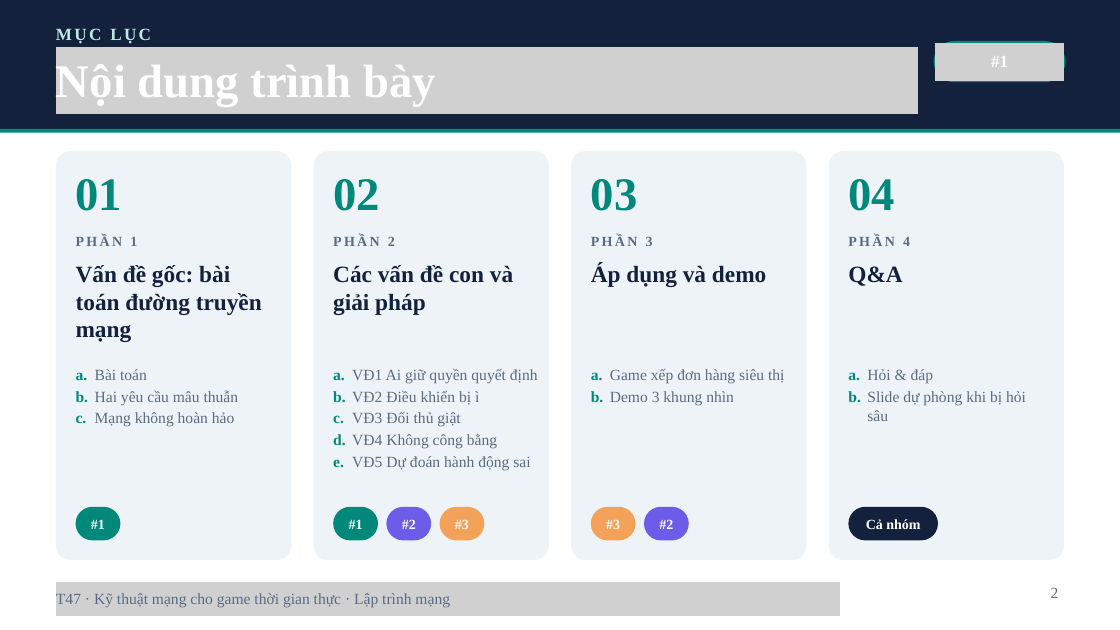
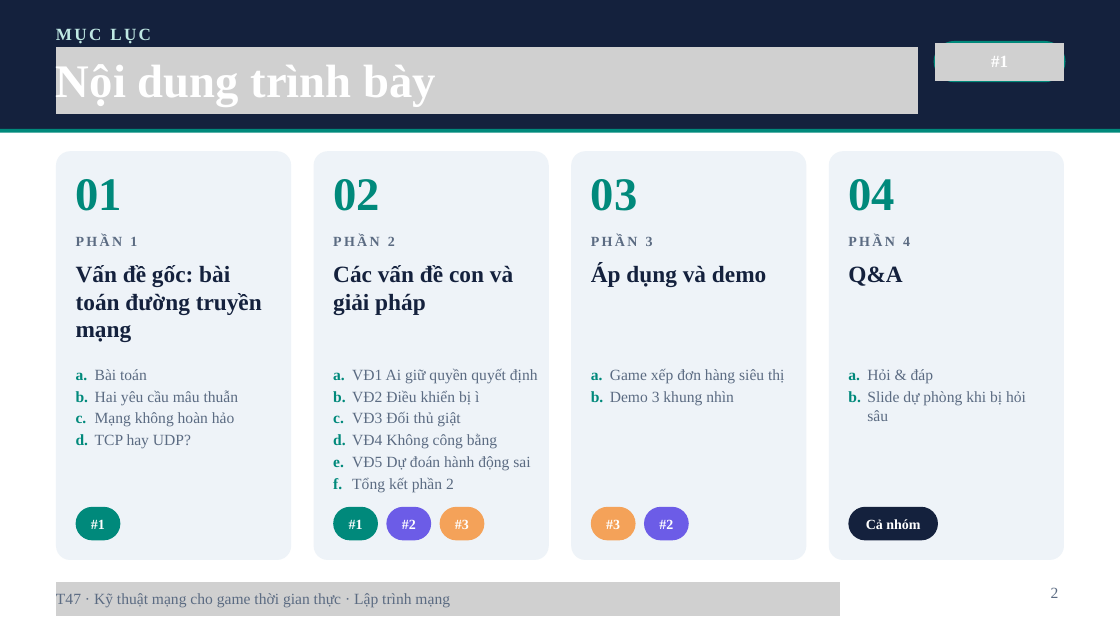
Before and after one commit to luulichma/BTL_LTM_Topic47, a slide deck: slide 2 of slides/T47_ThuyetTrinh_Khung_New.pptx. Drawn at 1120x630 pixels with LibreOffice and Linux fonts; fonts in the diff are those of the drawing; grey boxes stand for pictures. Boxes give left, top, right and bottom in pixels: in the first picture for what was removed or moved away, otherwise in the second. Text is boxed around its words. In the diff, an @@ line names an element or a change of style, - is before the commit and + after.

```diff
--- a/slides/T47_ThuyetTrinh_Khung_New.pptx
+++ b/slides/T47_ThuyetTrinh_Khung_New.pptx
@@ text at box(76, 434, 191, 449): paragraph added @@
+d. TCP hay UDP?
@@ text at box(333, 477, 454, 492): paragraph added @@
+f. Tổng kết phần 2
```
Also in this commit, not shown: 24 other slides changed, 1 slide added, 2 other files.
